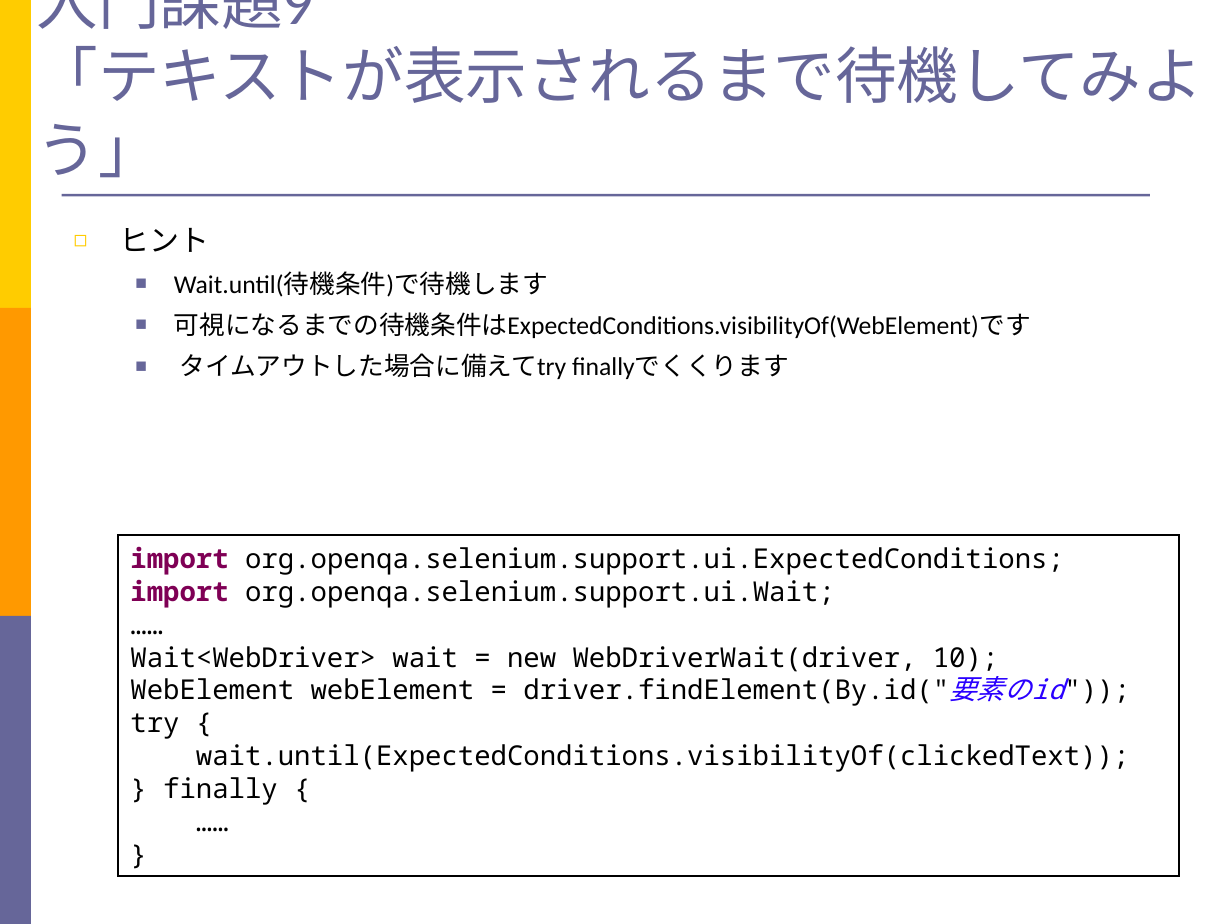
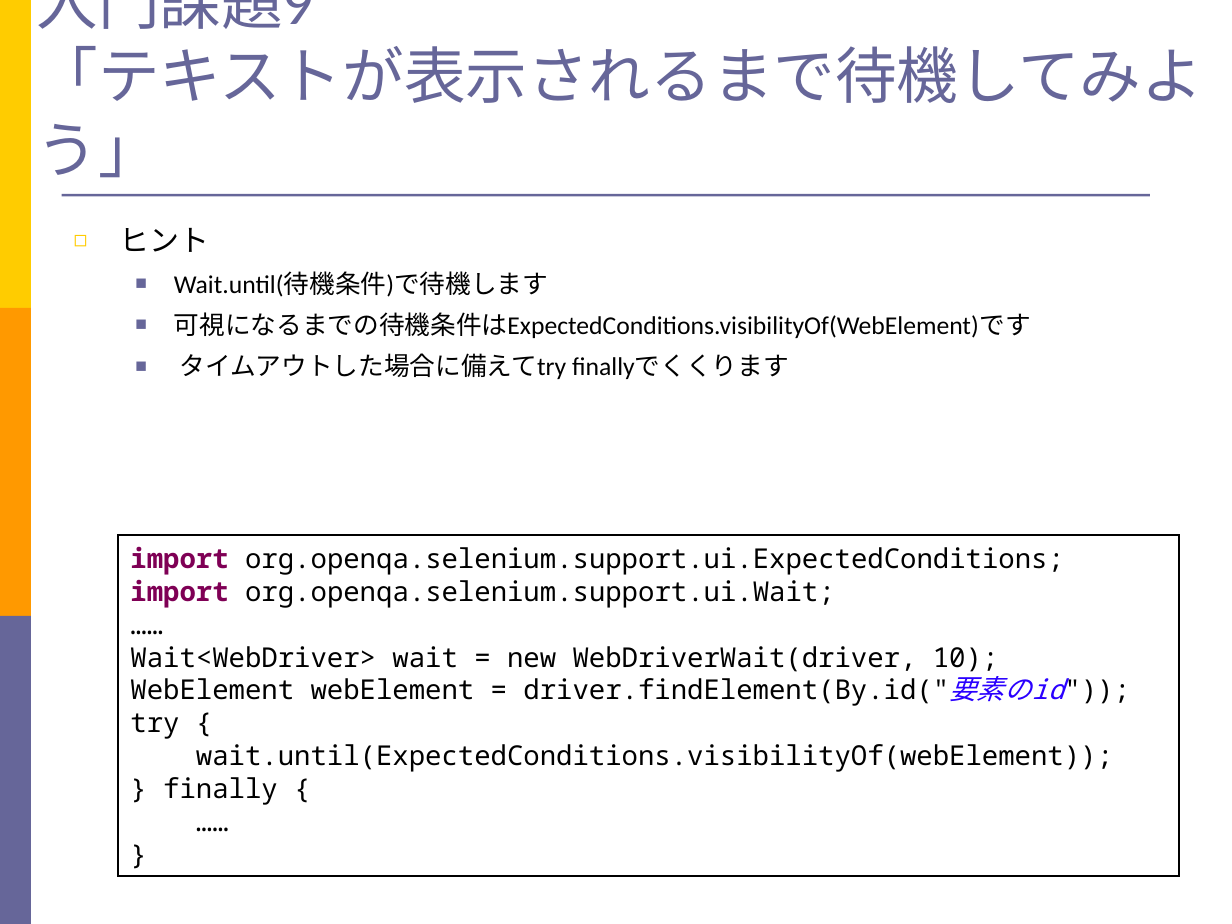
Before and after one commit to takuY-U2/STARHotel, a slide deck: slide 38 of docs/Slide.ppt. Drawn at 1232x924 pixels with LibreOffice and Linux fonts; fonts in the diff are those of the drawing. Boxes give left, top, right and bottom in pixels: in the first picture for what was removed or moved away, otherwise in the second. Text is boxed around its words. In the diff, an @@ line names an element or a change of style, - is before the commit and + after.

```diff
--- a/docs/Slide.ppt
+++ b/docs/Slide.ppt
@@ text in rectangle at bbox=[196, 744, 1113, 772]: text changed @@
-wait.until(ExpectedConditions.visibilityOf(clickedText));
+wait.until(ExpectedConditions.visibilityOf(webElement));
```
Also in this commit, not shown: 1 other slide changed, 1 other file.
